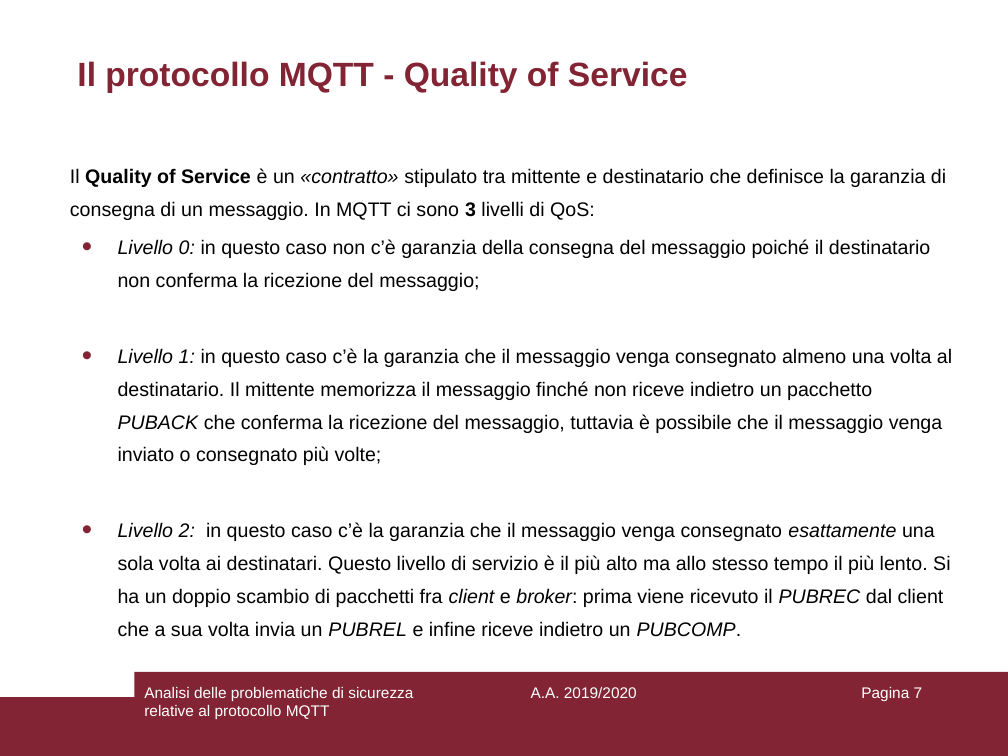
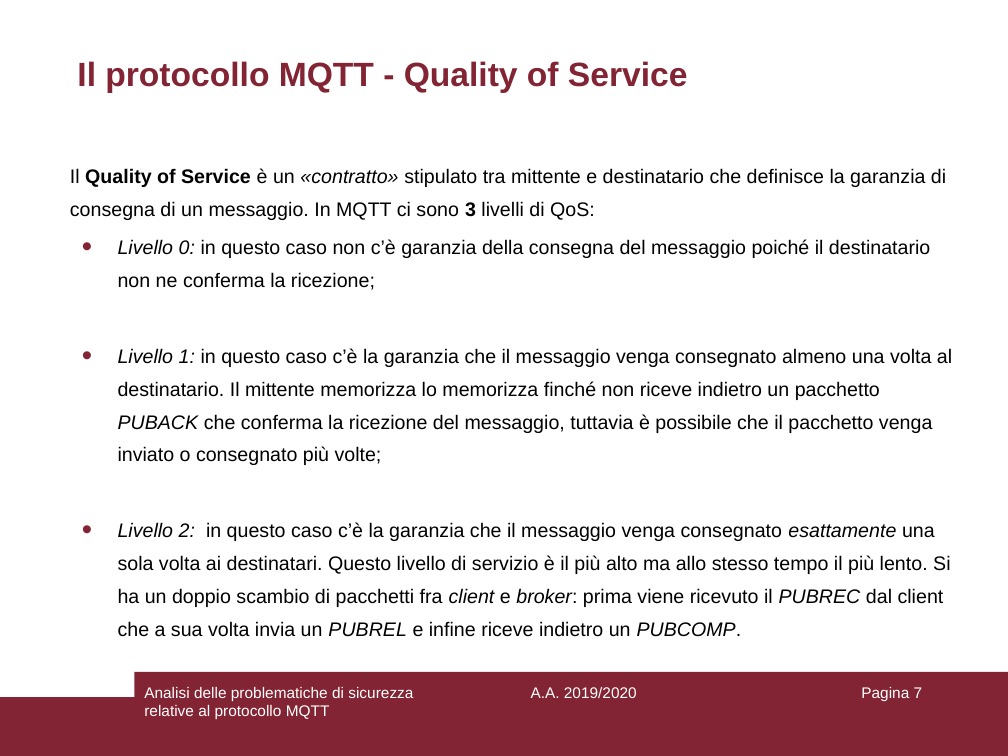
Before and after one commit to aedoardo/bachelor-degree-thesis, a slide deck: slide 7 of slides/Presentazione.ppt. Drawn at 1008x756 pixels with LibreOffice and Linux fonts; fonts in the diff are those of the drawing. Boxes give left, top, right and bottom in pixels: in the first picture for what was removed or moved away, otherwise in the second. Text is boxed around its words. In the diff, an @@ line names an element or a change of style, - is before the commit and + after.

Commit message:
update slides

```diff
--- a/slides/Presentazione.ppt
+++ b/slides/Presentazione.ppt
@@ text at (x1=118, y1=239, x2=952, y2=465): text changed @@
-• Livello 0: in questo caso non c’è garanzia della consegna del messaggio poiché il destinatario non conferma la ricezione del messaggio;
-• Livello 1: in questo caso c’è la garanzia che il messaggio venga consegnato almeno una volta al destinatario. Il mittente memorizza il messaggio finché non riceve indietro un pacchetto PUBACK che conferma la ricezione del messaggio, tuttavia è possibile che il messaggio venga inviato o consegnato più volte;
+• Livello 0: in questo caso non c’è garanzia della consegna del messaggio poiché il destinatario non ne conferma la ricezione;
+• Livello 1: in questo caso c’è la garanzia che il messaggio venga consegnato almeno una volta al destinatario. Il mittente memorizza lo memorizza finché non riceve indietro un pacchetto PUBACK che conferma la ricezione del messaggio, tuttavia è possibile che il pacchetto venga inviato o consegnato più volte;
```
Also in this commit, not shown: 5 other slides changed, 1 slide added, 3 other files.
